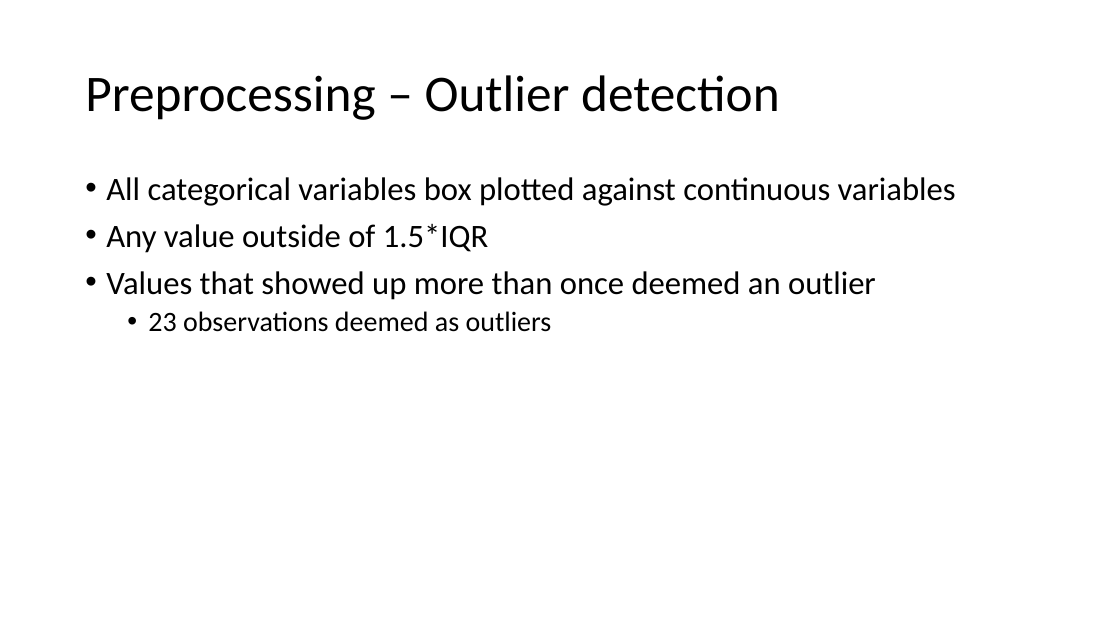
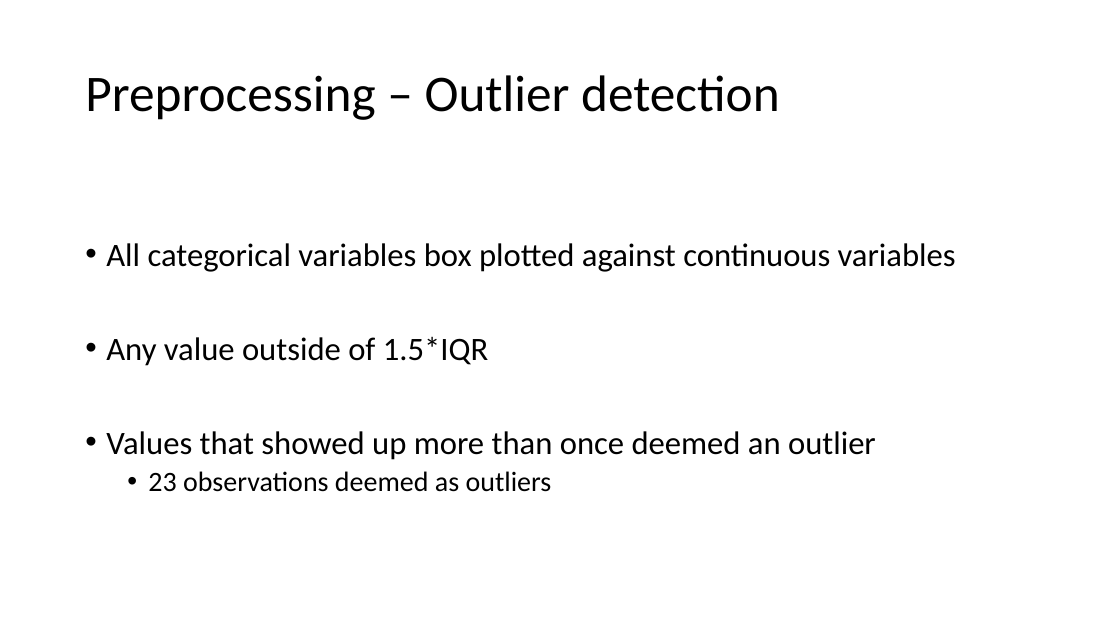
Before and after one commit to donaldsonm731/Asthma_Prediction, a slide deck: slide 7 of Mid_Semester_Pres.pptx. Drawn at 1120x630 pixels with LibreOffice and Linux fonts; fonts in the diff are those of the drawing. Boxes give left, top, right and bottom in pixels: in the first picture for what was removed or moved away, otherwise in the second. Text is boxed around its words. In the diff, an @@ line names an element or a change of style, - is before the commit and + after.

```diff
--- a/Mid_Semester_Pres.pptx
+++ b/Mid_Semester_Pres.pptx
@@ text "All categorical variables box plotted ..." at [106,243,956,492]: vertical alignment top to middle @@
```
Also in this commit, not shown: 4 other slides changed.
